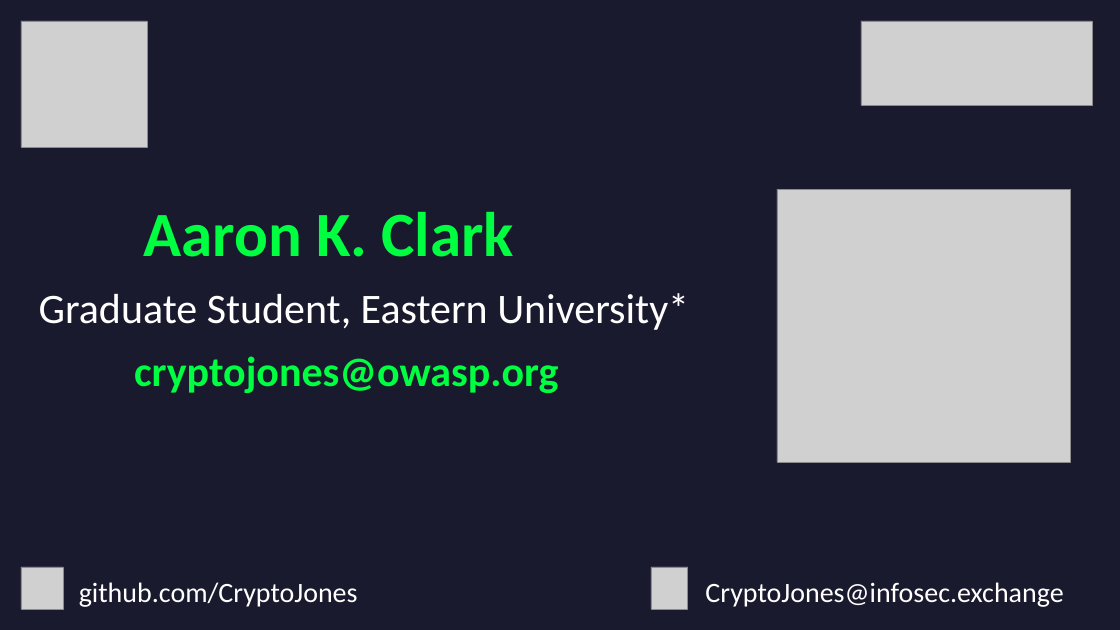
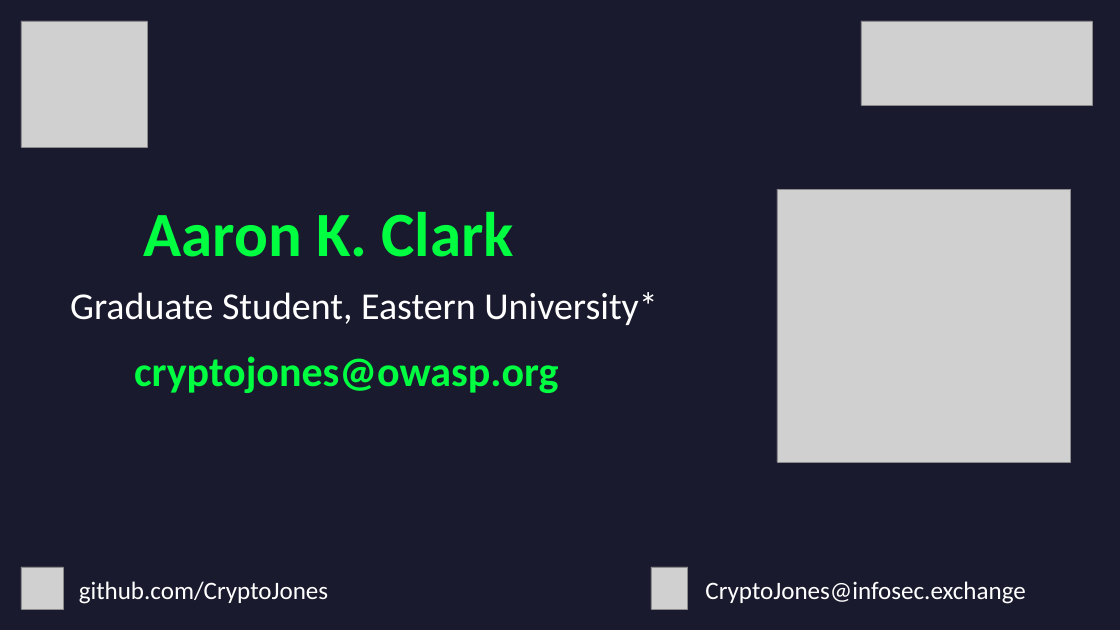
Before and after one commit to CryptoJones/databases-for-hackers, a slide deck: slide 2 of slides.pptx. Drawn at 1120x630 pixels with LibreOffice and Linux fonts; fonts in the diff are those of the drawing; grey boxes stand for pictures. Boxes give left, top, right and bottom in pixels: in the first picture for what was removed or moved away, otherwise in the second. Text is boxed around its words. In the diff, an @@ line names an element or a change of style, - is before the commit and + after.

```diff
--- a/slides.pptx
+++ b/slides.pptx
@@ text "Graduate Student, Eastern University*" at [70,292,657,325]: size 36 to 32.5 pt @@
@@ text "github.com/CryptoJones" at [79,581,328,604]: size 24 to 21.5 pt @@
@@ text "CryptoJones@infosec.exchange" at [705,581,1025,604]: size 24 to 21.5 pt @@
```
Also in this commit, not shown: 8 other slides changed, 3 other files.
